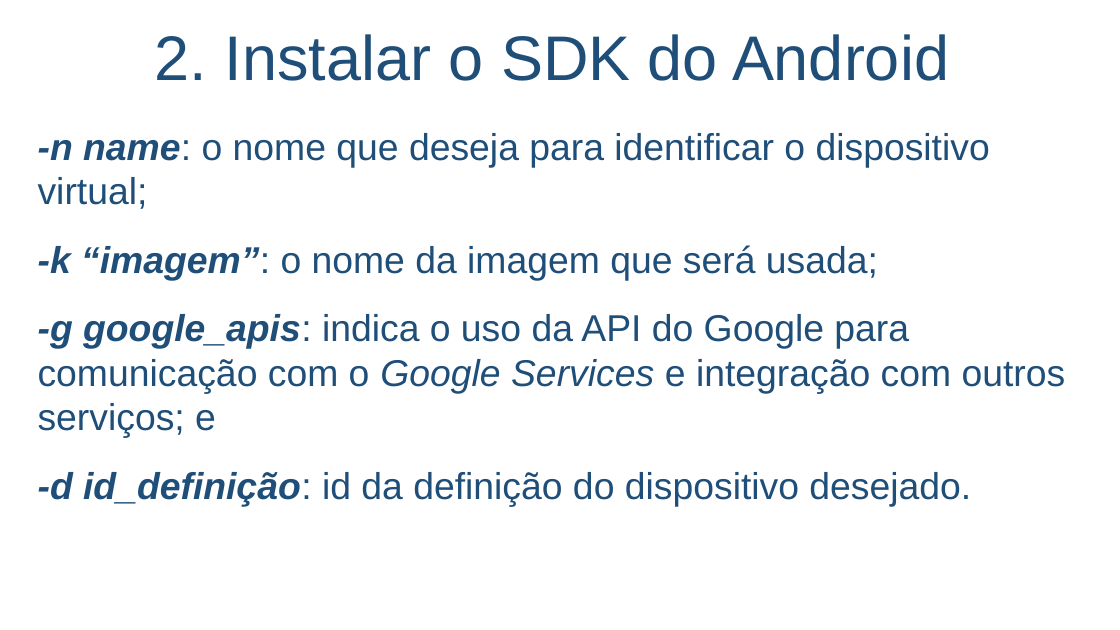
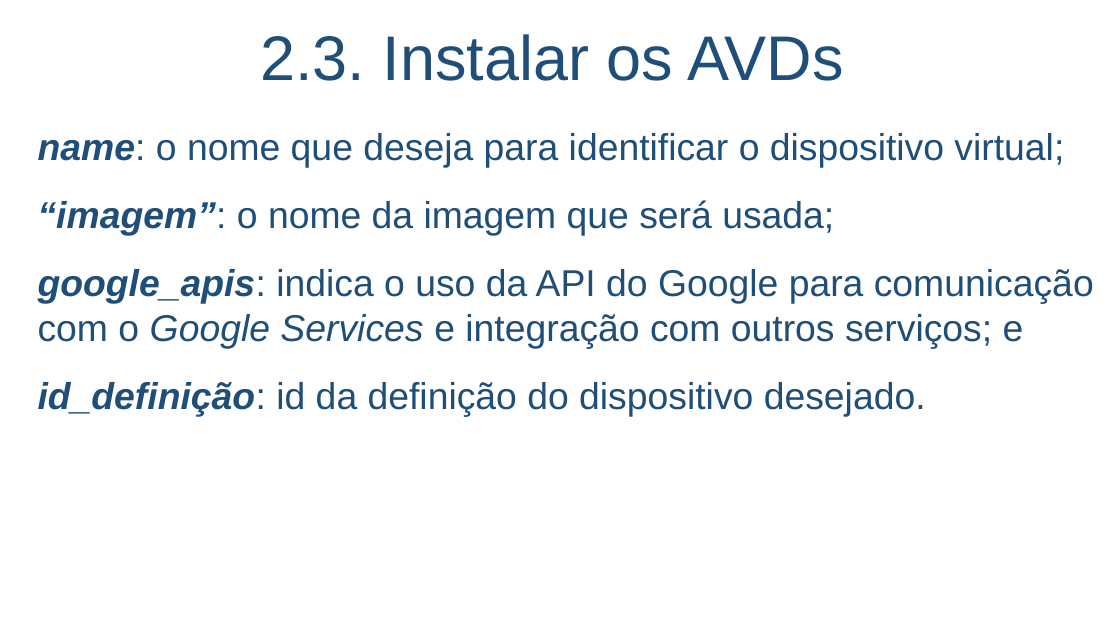
Before and after one commit to salmo-jr/public-slides, a slide deck: slide 19 of building-games-for-Android.pptx (slide 18 before the commit). Drawn at 1120x630 pixels with LibreOffice and Linux fonts; fonts in the diff are those of the drawing; background and template pictures are left out. Boxes give left, top, right and bottom in pixels: in the first picture for what was removed or moved away, otherwise in the second. Text is boxed around its words. In the diff, an @@ line names an element or a change of style, - is before the commit and + after.

Commit message:
atualização dos slides para 2019

```diff
--- a/building-games-for-Android.pptx
+++ b/building-games-for-Android.pptx
@@ title at (x1=260, y1=34, x2=843, y2=81): text changed @@
-2. Instalar o SDK do Android
+2.3. Instalar os AVDs
@@ text at (x1=38, y1=133, x2=1094, y2=417): text changed @@
--n name: o nome que deseja para identificar o dispositivo virtual;
--k “imagem”: o nome da imagem que será usada;
--g google_apis: indica o uso da API do Google para comunicação com o Google Services e integração com outros serviços; e
--d id_definição: id da definição do dispositivo desejado.
+name: o nome que deseja para identificar o dispositivo virtual;
+“imagem”: o nome da imagem que será usada;
+google_apis: indica o uso da API do Google para comunicação com o Google Services e integração com outros serviços; e
+id_definição: id da definição do dispositivo desejado.
```
Also in this commit, not shown: 19 other slides changed, 3 slides added, 2 slides removed.
